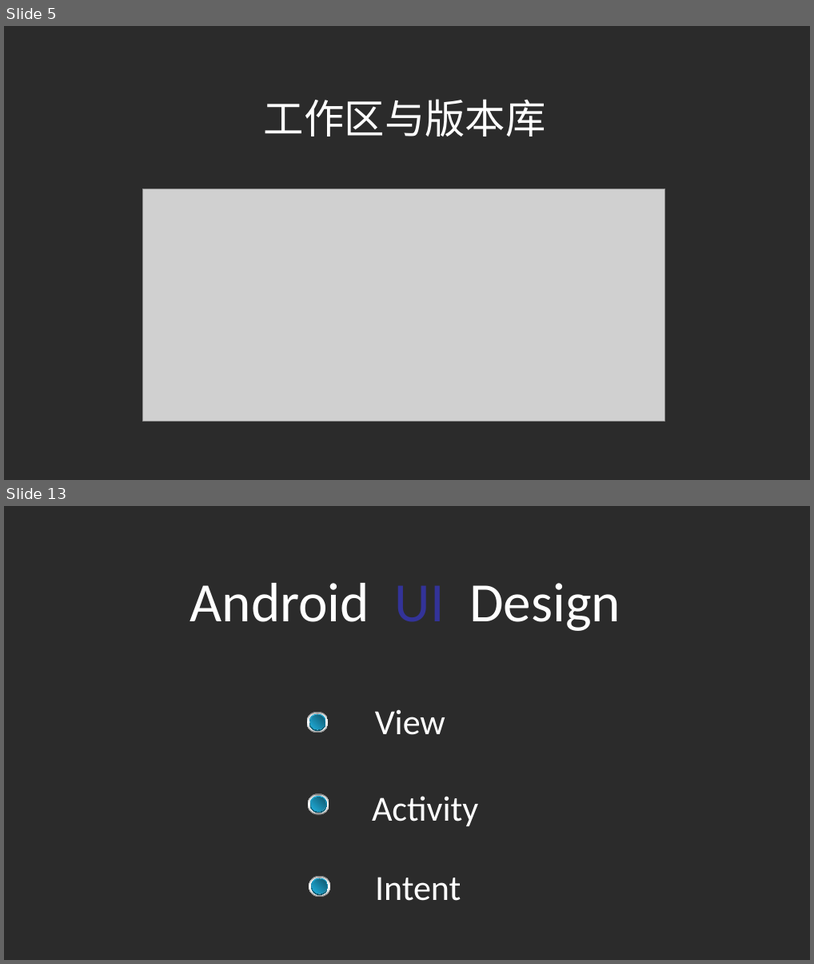
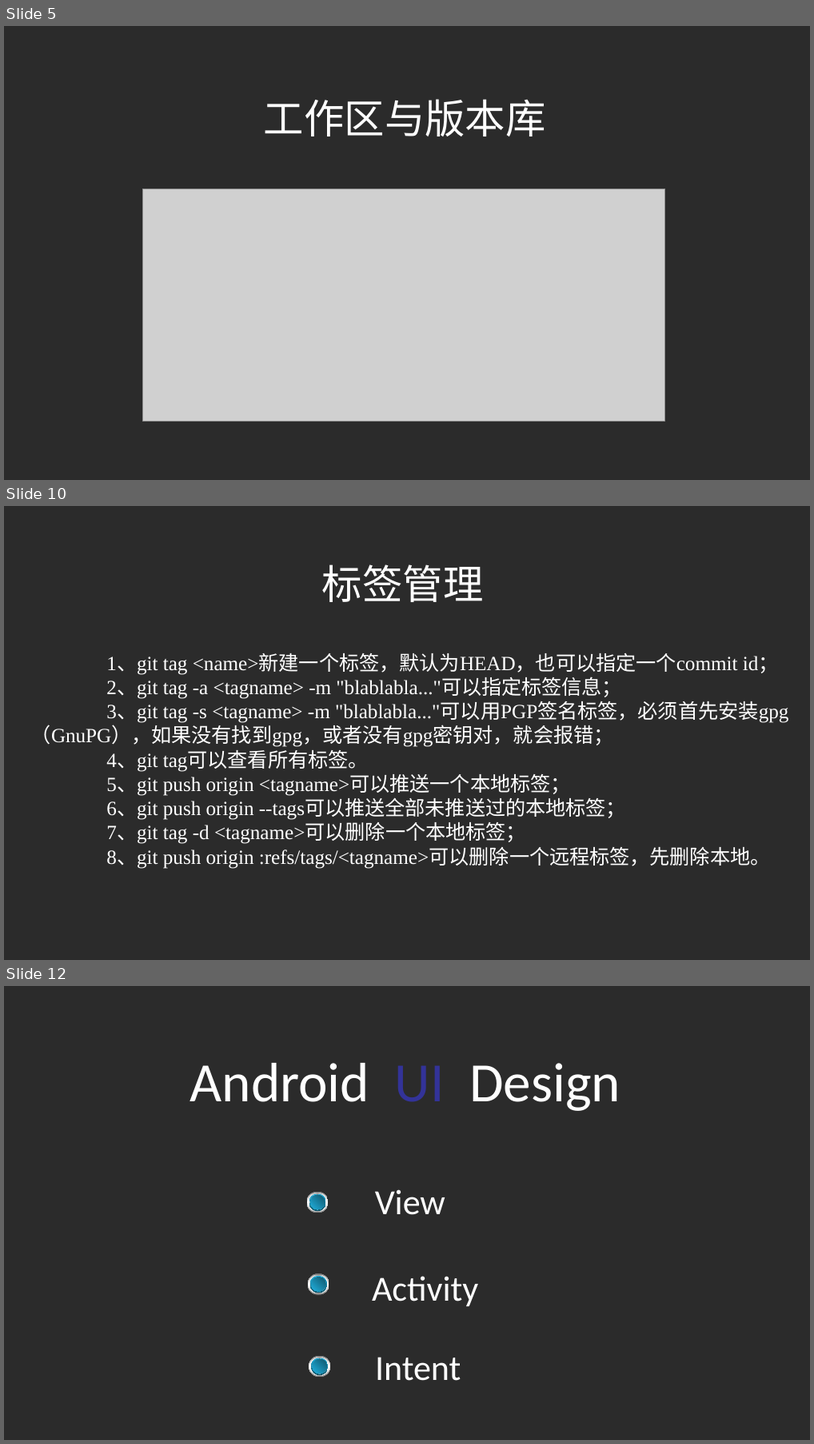
Before and after one commit to liuchangfa/workplace, a slide deck: training/Git/Git.ppt. Shown one above the other, each under a label of ours: slides 5 and 13 before the commit, slides 5, 10 and 12 after it; the slides between them are not shown. The pictures are 814x964 and 814x1444 pixels, drawn with LibreOffice and Linux fonts; fonts in the diff are those of the drawing; grey boxes stand for pictures; background and template pictures are left out; a plain dark background stands for a picture behind light text. Boxes give left, top, right and bottom in pixels: in the first picture for what was removed or moved away, otherwise in the second. Text is boxed around its words. In the diff, an @@ line names an element or a change of style, - is before the commit and + after.

```diff
--- a/training/Git/Git.ppt
+++ b/training/Git/Git.ppt
@@ slide 10 added at [4, 506, 810, 960], background picture (left out) @@
@@ text added at [322, 564, 484, 602], 32 pt, text #FFFFFF @@
+标签管理
@@ text added at [31, 654, 789, 868], 16 pt, text #FFFFFF @@
+1、git tag <name>新建一个标签，默认为HEAD，也可以指定一个commit id；
+2、git tag -a <tagname> -m "blablabla..."可以指定标签信息；
+3、git tag -s <tagname> -m "blablabla..."可以用PGP签名标签，必须首先安装gpg （GnuPG），如果没有找到gpg，或者没有gpg密钥对，就会报错；
+4、git tag可以查看所有标签。
+5、git push origin <tagname>可以推送一个本地标签；
+6、git push origin --tags可以推送全部未推送过的本地标签；
+7、git tag -d <tagname>可以删除一个本地标签；
+8、git push origin :refs/tags/<tagname>可以删除一个远程标签，先删除本地。
@@ what was slide 13 is now slide 12 @@
```
Also in this commit, not shown: 5 slides changed, 3 other slides added, 14 slides removed, 1 other file.
